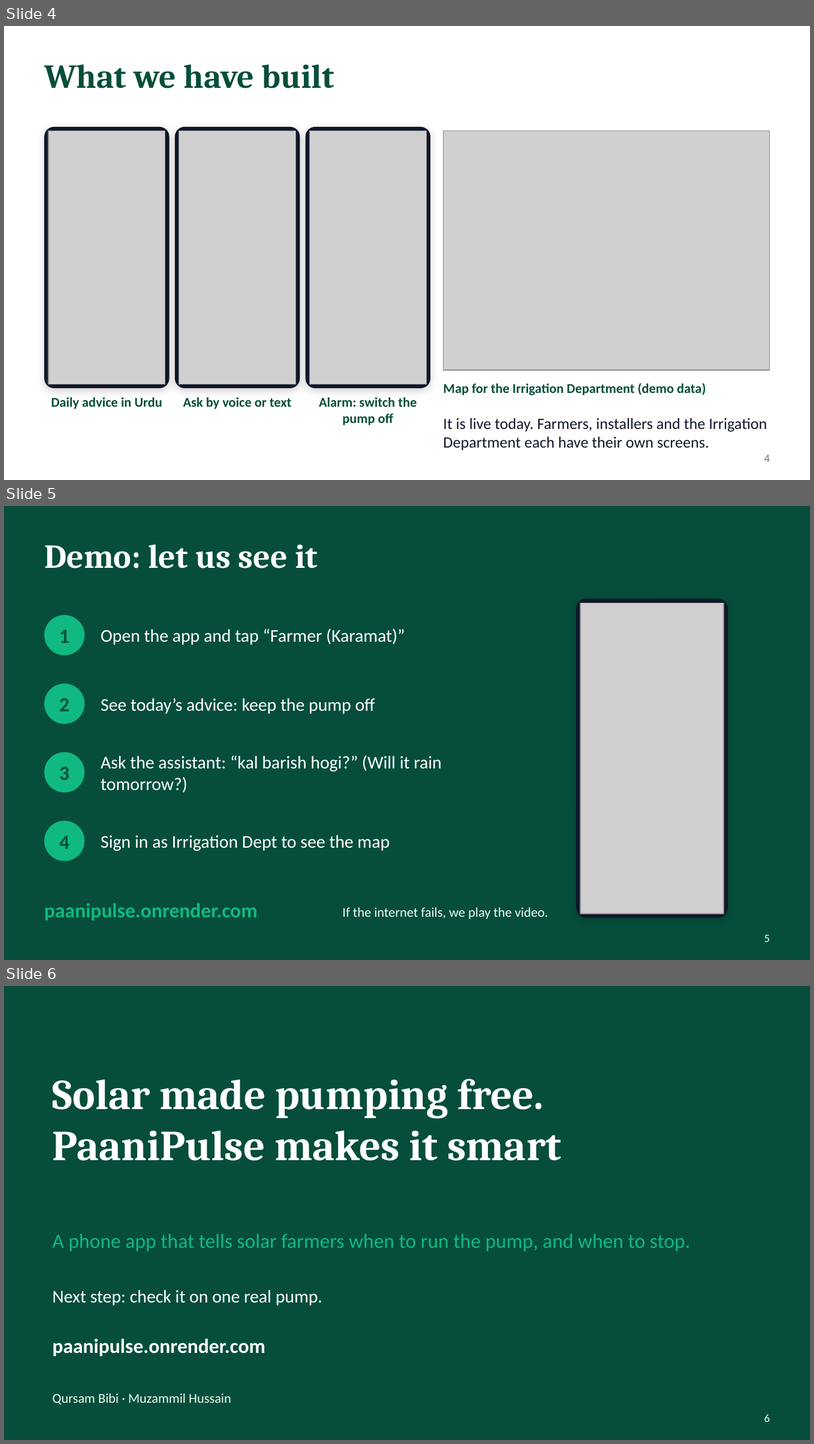
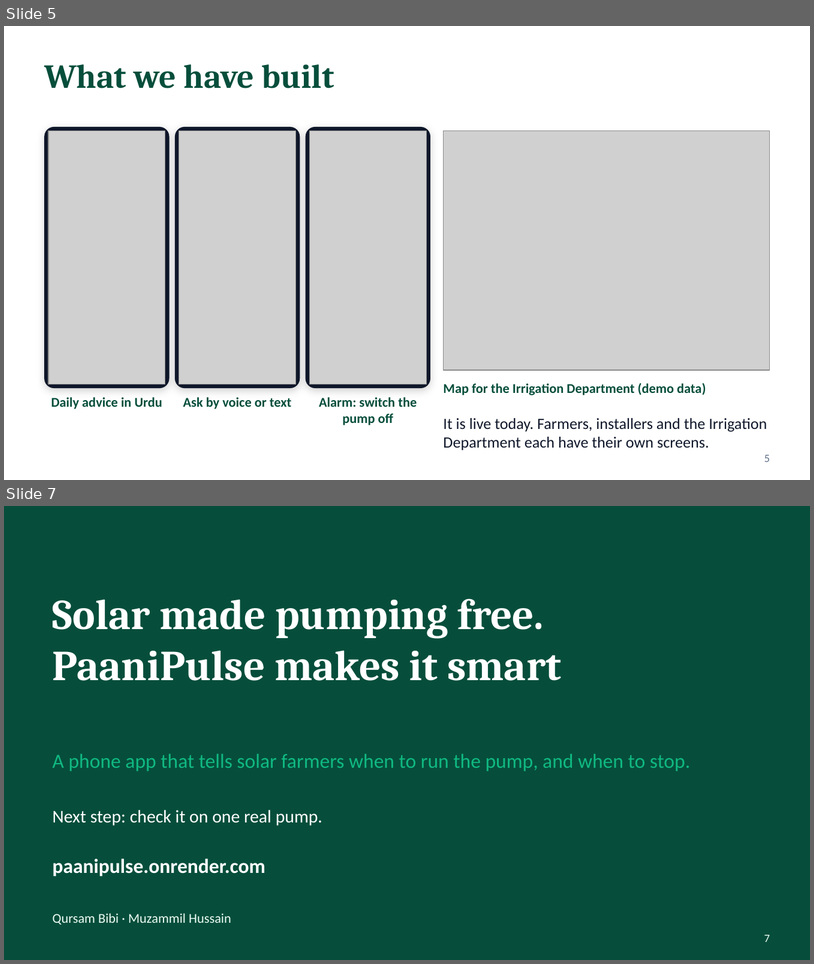
Before and after one commit to QURSAM-70179225/paanipulse, a slide deck: docs/slides/PaaniPulse-pitch-simple.pptx. Shown one above the other, each under a label of ours: slides 4, 5 and 6 before the commit, slides 5 and 7 after it; the slides between them are not shown. The pictures are 814x1444 and 814x964 pixels, drawn with LibreOffice and Linux fonts; fonts in the diff are those of the drawing; grey boxes stand for pictures. Boxes give left, top, right and bottom in pixels: in the first picture for what was removed or moved away, otherwise in the second. Text is boxed around its words. In the diff, an @@ line names an element or a change of style, - is before the commit and + after.

Commit message:
Simple deck: add existing-solutions and features slides, drop the demo slide

```diff
--- a/docs/slides/PaaniPulse-pitch-simple.pptx
+++ b/docs/slides/PaaniPulse-pitch-simple.pptx
@@ slide 5 removed at [4,506,810,960], background #064E3B @@
@@ title removed at [44,544,318,568] @@
-Demo: let us see it
@@ rounded rectangle removed at [576,599,728,917] @@
@@ picture removed at [581,603,724,913] @@
@@ ellipse removed at [44,615,84,655] @@
@@ text removed at [59,630,69,643] @@
-1
@@ text removed at [101,628,405,645] @@
-Open the app and tap “Farmer (Karamat)”
@@ ellipse removed at [44,684,84,724] @@
@@ text removed at [59,698,69,711] @@
-2
@@ text removed at [101,698,375,714] @@
-See today’s advice: keep the pump off
@@ ellipse removed at [44,752,84,792] @@
@@ text removed at [101,755,442,792] @@
-Ask the assistant: “kal barish hogi?” (Will it rain tomorrow?)
@@ text removed at [59,766,69,780] @@
-3
@@ ellipse removed at [44,820,84,861] @@
@@ text removed at [59,835,69,849] @@
-4
@@ text removed at [101,835,390,850] @@
-Sign in as Irrigation Dept to see the map
@@ text removed at [44,903,257,920] @@
-paanipulse.onrender.com
@@ text removed at [342,907,549,919] @@
-If the internet fails, we play the video.
@@ page number removed at [765,934,770,942] @@
-5
@@ what was slide 4 is now slide 5 @@
@@ page number at [765,454,770,462]: text changed @@
-4
+5
@@ what was slide 6 is now slide 7 @@
@@ page number at [765,934,770,942]: text changed @@
-6
+7
```
Also in this commit, not shown: 2 slides added, 3 other files.
